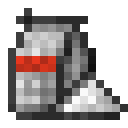
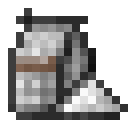
Revision of a layered 128 × 128 image; what changed, layer by layer:
painted on "图层 5" over [16,56,56,72]
